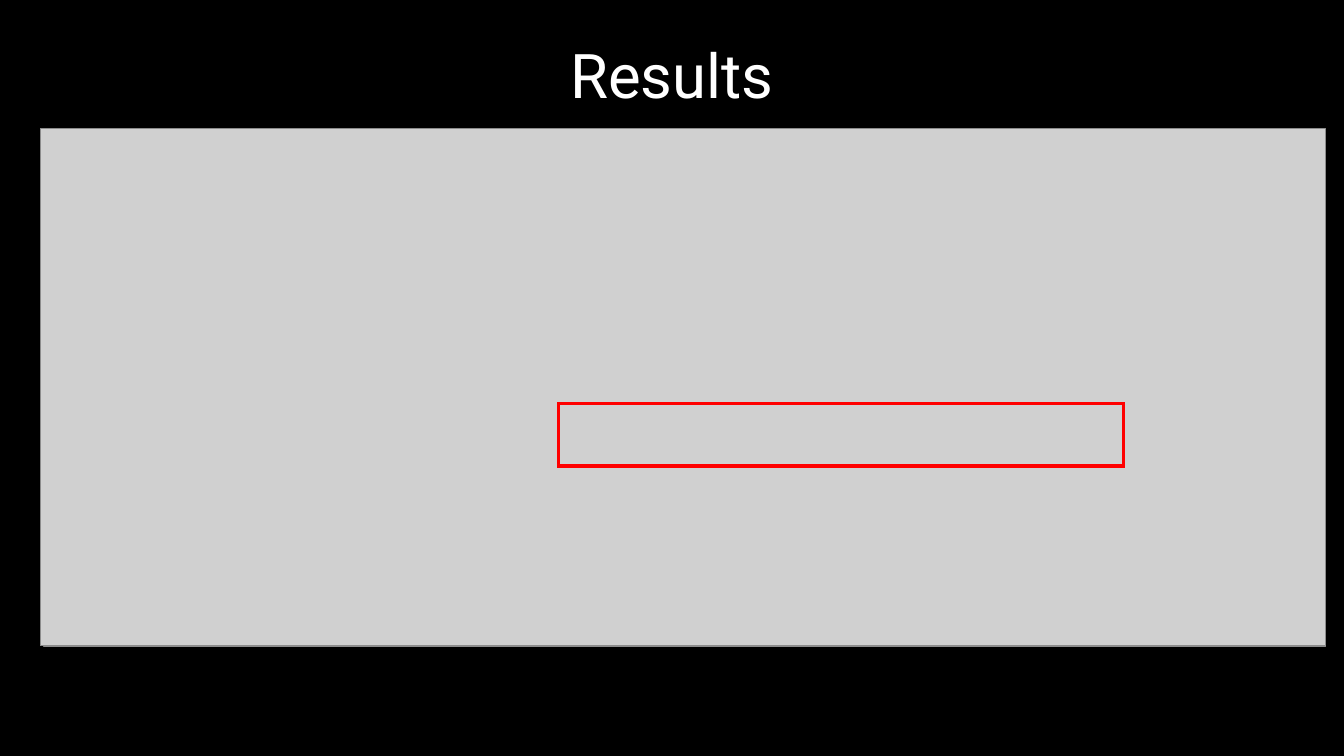
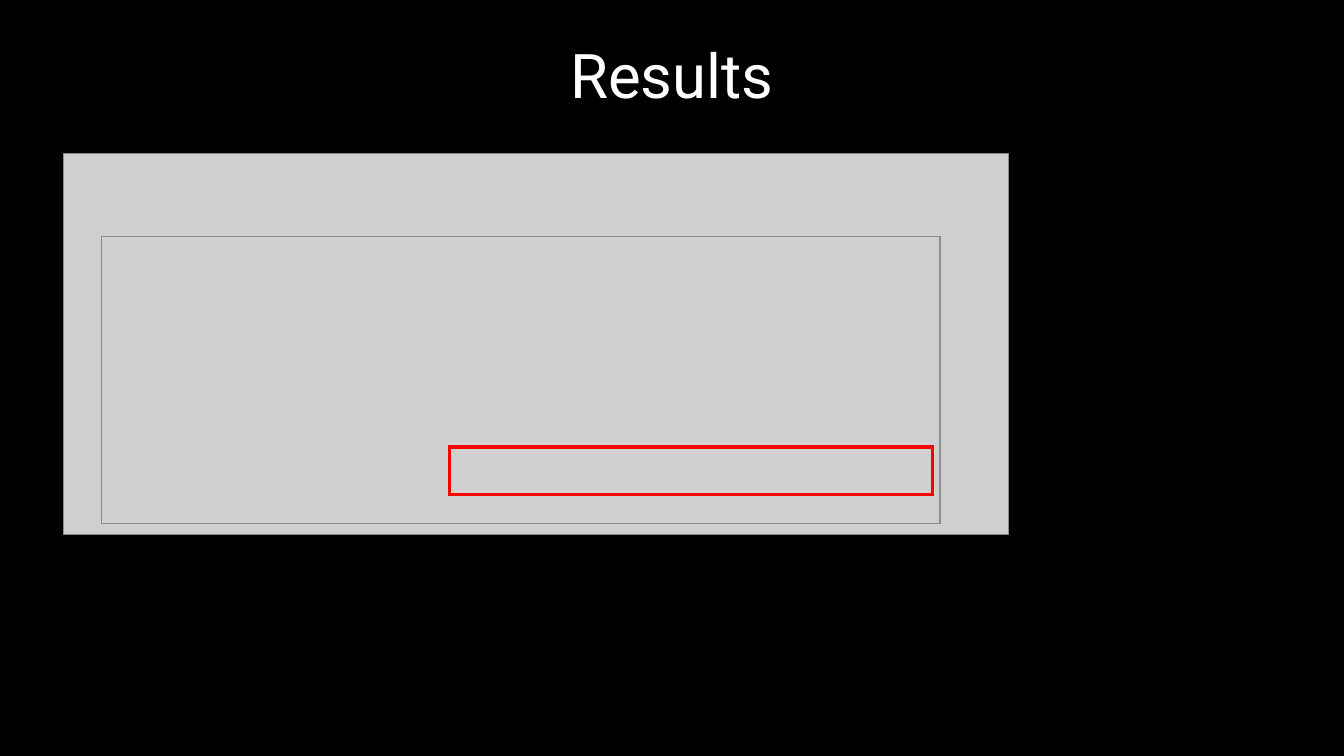
Before and after one commit to 9majka/NDK_presentation, a slide deck: slide 17 of NDK_SoftServeTheme.pptx. Drawn at 1344x756 pixels with LibreOffice and Linux fonts; fonts in the diff are those of the drawing; grey boxes stand for pictures; background and template pictures are left out. Boxes give left, top, right and bottom in pixels: in the first picture for what was removed or moved away, otherwise in the second. Text is boxed around its words. In the diff, an @@ line names an element or a change of style, - is before the commit and + after.

```diff
--- a/NDK_SoftServeTheme.pptx
+++ b/NDK_SoftServeTheme.pptx
@@ picture removed at (44, 129, 1327, 646) @@
@@ picture: place and size @@
-picture at (40, 129, 1320, 645)
+picture at (64, 153, 1008, 535)
@@ picture: place and size @@
-picture at (43, 129, 1326, 646)
+picture at (64, 154, 1008, 535)
@@ picture: place and size @@
-picture at (40, 129, 1326, 646)
+picture at (102, 237, 940, 523)
@@ rectangle: place and size @@
-rectangle at (559, 403, 1123, 466)
+rectangle at (450, 447, 933, 494)
```
Also in this commit, not shown: 9 other slides changed, 5 other files.
